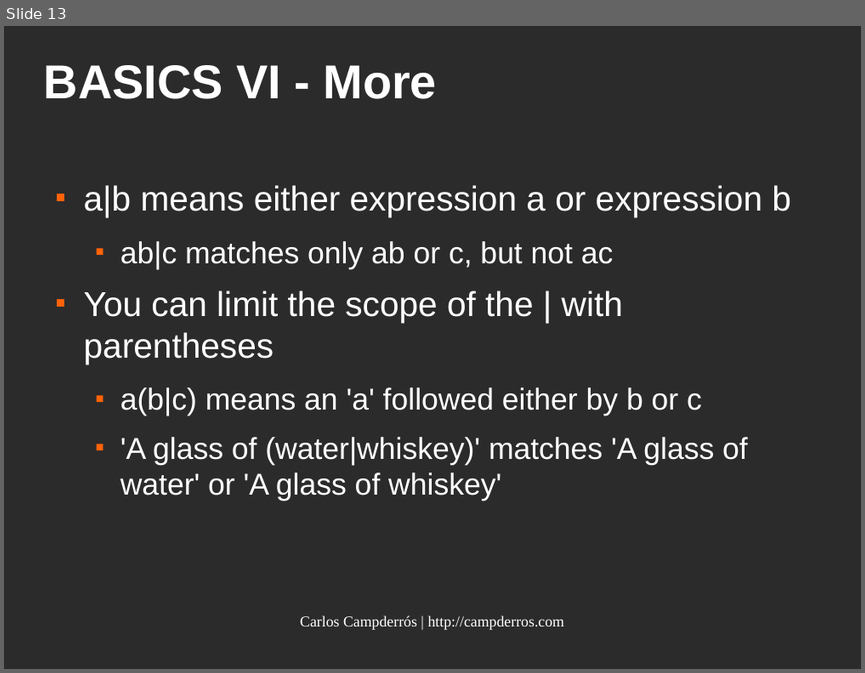
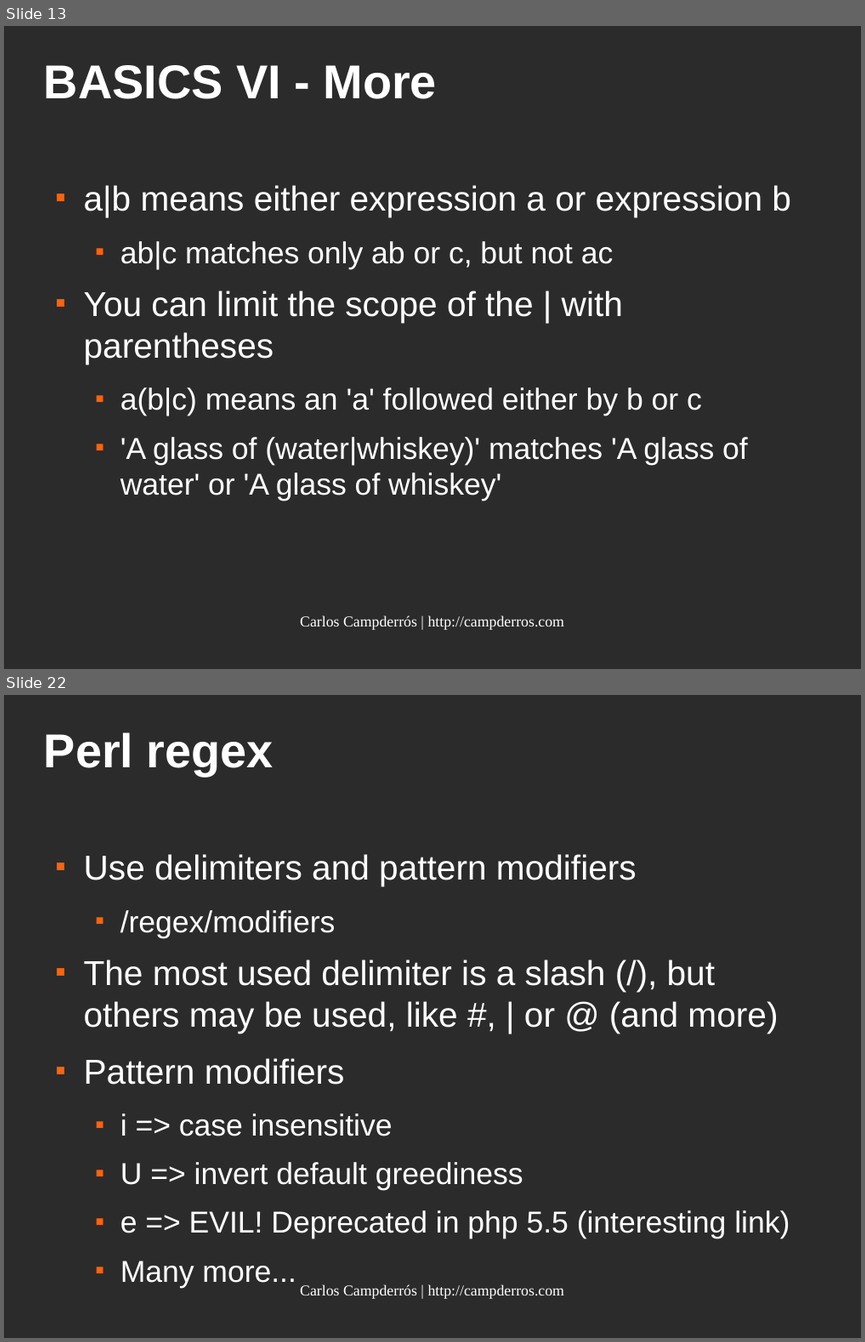
Before and after one commit to kampde/phpRegexTest, a slide deck: regular_expressions.odp. Shown one above the other, each under a label of ours: slide 13 before the commit, slides 13 and 22 after it; the slides between them are not shown. The pictures are 865x673 and 865x1342 pixels, drawn with LibreOffice and Linux fonts; fonts in the diff are those of the drawing; background and template pictures are left out; a plain dark background stands for a picture behind light text. Boxes give left, top, right and bottom in pixels: in the first picture for what was removed or moved away, otherwise in the second. Text is boxed around its words. In the diff, an @@ line names an element or a change of style, - is before the commit and + after.

```diff
--- a/regular_expressions.odp
+++ b/regular_expressions.odp
@@ slide 22 added at [4,695,861,1338], background picture (left out) @@
@@ title added at [44,732,273,776], 44 pt, text #FFFFFF, bold @@
+Perl regex
@@ text added at [84,854,789,1287], 32 pt, text #FFFFFF @@
+■ Use delimiters and pattern modifiers
+  ■ /regex/modifiers
+■ The most used delimiter is a slash (/), but others may be used, like #, | or @ (and more)
+■ Pattern modifiers
+  ■ i => case insensitive
+  ■ U => invert default greediness
+  ■ e => EVIL! Deprecated in php 5.5 (interesting link)
+  ■ Many more...
@@ text added at [300,1284,565,1299], 14 pt, text #FFFFFF @@
+Carlos Campderrós | http://campderros.com
```
Also in this commit, not shown: 4 slides changed, 8 other slides added.
